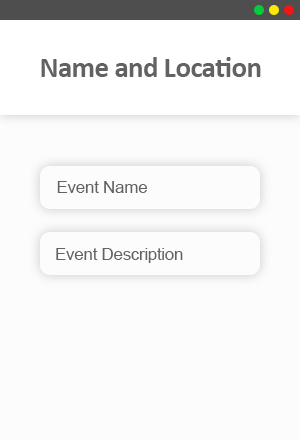
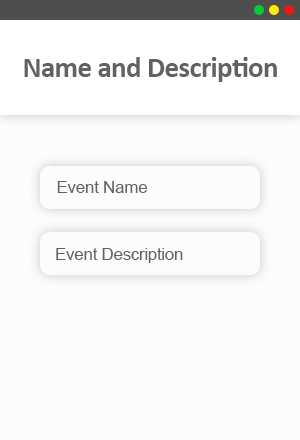
Layer changes from the first (300, 440) image to the second:
renamed "Name and Location" to "Name and Description", painted on it over [24, 57, 277, 82]
